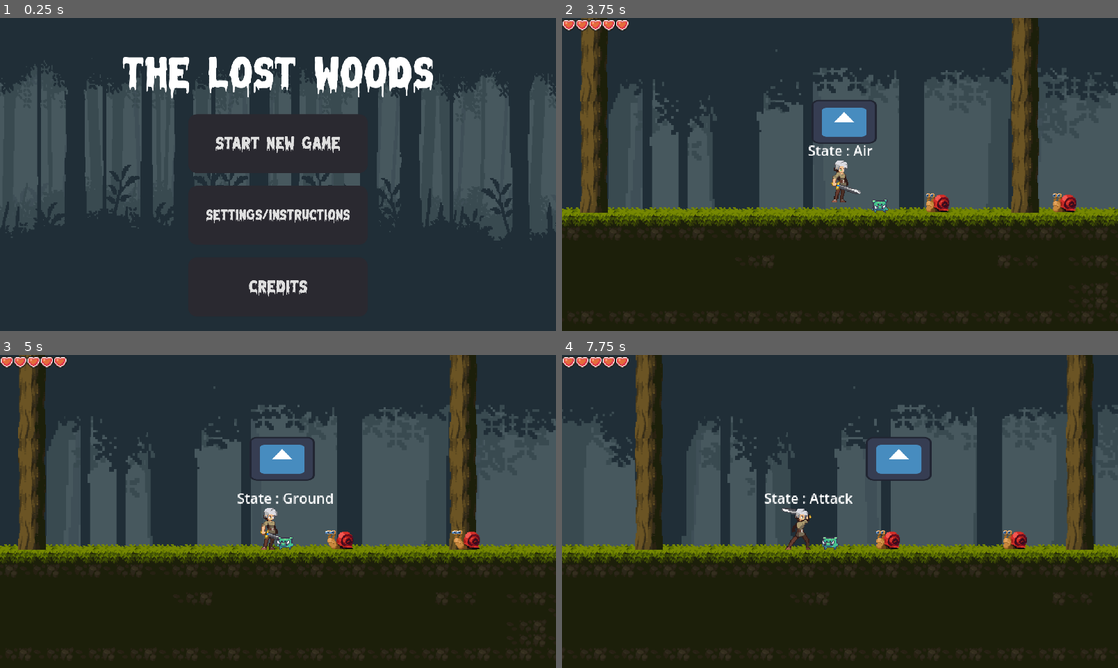
Above: before the commit, frames 1-4 (two rows, left to right).
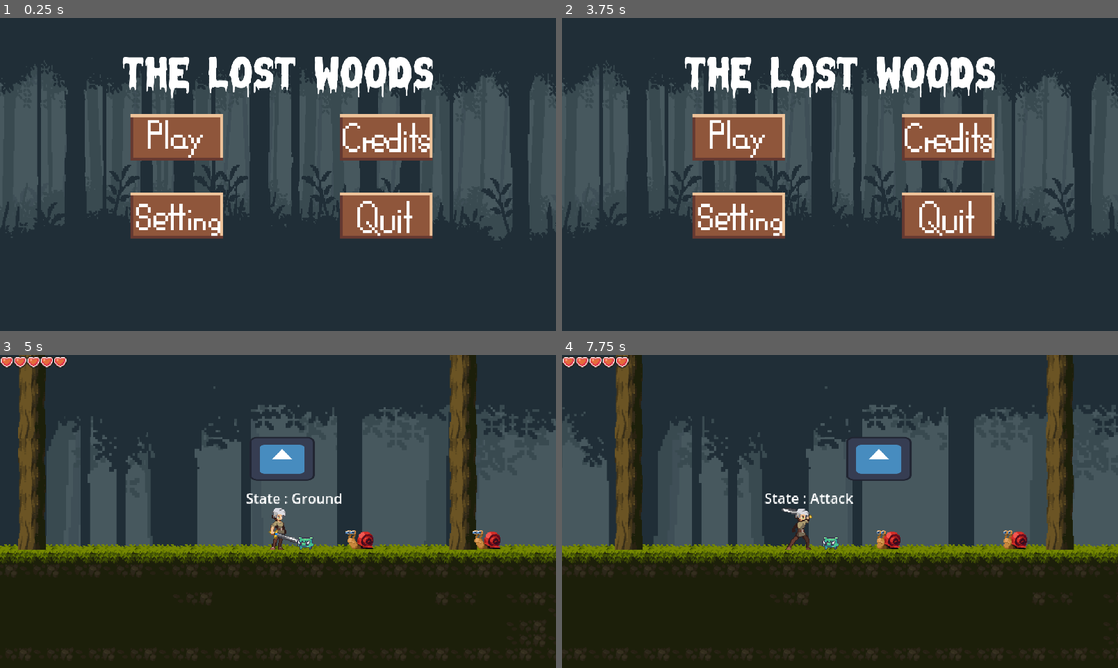
Above: after the commit, the same moments.

Repository: Pikalyx/The-Lost_Woods
Game: Godot game, scene res://main_menu.tscn
Same seed, same stepped clock (60 frames per second), same inputs: the game is played once before the commit and once after it. The engine's default icon, where the game draws it, is replaced by a stand-in: a white triangle on a blue panel in a dark square.
Inputs (mouse positions are in pixels of both pictures, inside the frame that each line leads up to; where the layout moved, square brackets give the same spot in the first picture):
- Up to frame 1 (0.25 s): no input
- Up to frame 2 (3.75 s): click (739, 215) [840, 215] at 0.5 s; click "Back" at 1.25 s; click (945, 136) [840, 287] at 2 s; click "Back" at 2.75 s; click (840, 143) at 3.5 s, where only the run before the commit has a clickable "Start New Game"
- Up to frame 3 (5 s): click (177, 473) at 4.27 s
- Up to frame 4 (7.75 s): hold F (attack) 5.03-5.78 s; hold D (right) 5.03-6.53 s; tap Space (jump) at 5.27, 6.02, 7.52 s; tap F (attack) at 5.85, 7.35 s; hold A (left) 6.53-7.28 s; hold F (attack) 6.53-7.28 s; hold D (right) from 7.28 s (still down)

The runs differ from the first frame. In frame 1, 15% of the frame differs, in the area x 23-78%, y 30-90%; in frame 2, 70%, in the area x 0-100%, y 0-100%; in frame 3, 1.7%; in frame 4, 27%.

Commit message:
Update Main Menu
- Rearrange buttons
- Imported sprites

Diff:
--- a/main_menu.gd
+++ b/main_menu.gd
@@ -1,7 +1,7 @@
 extends Node2D
 
 func _on_new_game_button_button_up():
-	get_tree().change_scene_to_file("res://test_level1.tscn")
+	pass # Replace with function body.
 
 
 func _on_credits_button_button_up():
@@ -10,3 +10,11 @@
 
 func _on_settings_button_button_up():
 	get_tree().change_scene_to_file("res://settings_page.tscn")
+
+
+func _on_texture_button_button_up():
+	get_tree().change_scene_to_file("res://test_level1.tscn")
+
+
+func _on_quit_button_button_up():
+	get_tree().quit()
--- a/main_menu.tscn
+++ b/main_menu.tscn
@@ -1,32 +1,19 @@
-[gd_scene load_steps=10 format=3 uid="uid://do3rsr7idkevg"]
+[gd_scene load_steps=15 format=3 uid="uid://do3rsr7idkevg"]
 
 [ext_resource type="FontFile" uid="uid://cccwm5ryd6bf2" path="res://Melted Monster.ttf" id="1_ecc2j"]
 [ext_resource type="Script" path="res://main_menu.gd" id="1_hted8"]
 [ext_resource type="Texture2D" uid="uid://c2m8sbipm8oaf" path="res://Parallax/Garden_s Forest/background4.png" id="3_1wgrd"]
+[ext_resource type="Texture2D" uid="uid://b06tbaf830ici" path="res://Art/GUI Art/Play Button.png" id="3_ji7x0"]
+[ext_resource type="Texture2D" uid="uid://htj5heakbj0a" path="res://Art/GUI Art/Pressed Play Button.png" id="4_8qde1"]
 [ext_resource type="Texture2D" uid="uid://ckquxv8pdnx0o" path="res://Parallax/Garden_s Forest/background3.png" id="4_yb8cr"]
+[ext_resource type="Texture2D" uid="uid://ch8vs2e05o6ep" path="res://Art/GUI Art/Credits Button.png" id="5_h573q"]
 [ext_resource type="Texture2D" uid="uid://6j2454jial6c" path="res://Parallax/Garden_s Forest/background2.png" id="5_tpn4b"]
+[ext_resource type="Texture2D" uid="uid://c0ycrv8ugh0x5" path="res://Art/GUI Art/Pressed Credits Button.png" id="6_2jm8d"]
 [ext_resource type="Texture2D" uid="uid://38g7ge6orvdd" path="res://Parallax/Garden_s Forest/background1.png" id="6_ch477"]
-
-[sub_resource type="StyleBoxFlat" id="StyleBoxFlat_8rtt3"]
-bg_color = Color(0.164706, 0.160784, 0.188235, 1)
-corner_radius_top_left = 30
-corner_radius_top_right = 30
-corner_radius_bottom_right = 30
-corner_radius_bottom_left = 30
-
-[sub_resource type="StyleBoxFlat" id="StyleBoxFlat_ydo3h"]
-bg_color = Color(0.0784314, 0.0784314, 0.0901961, 1)
-corner_radius_top_left = 30
-corner_radius_top_right = 30
-corner_radius_bottom_right = 30
-corner_radius_bottom_left = 30
-
-[sub_resource type="StyleBoxFlat" id="StyleBoxFlat_l3ych"]
-bg_color = Color(0, 0, 0, 1)
-corner_radius_top_left = 30
-corner_radius_top_right = 30
-corner_radius_bottom_right = 30
-corner_radius_bottom_left = 30
+[ext_resource type="Texture2D" uid="uid://cgvy4ogi3ouma" path="res://Art/GUI Art/Settings Button.png" id="7_gd01a"]
+[ext_resource type="Texture2D" uid="uid://b5gtehmr10mr2" path="res://Art/GUI Art/Pressed Settings Button.png" id="8_ajk6t"]
+[ext_resource type="Texture2D" uid="uid://dx7guousarju0" path="res://Art/GUI Art/Quit Button.png" id="9_6nyhq"]
+[ext_resource type="Texture2D" uid="uid://dgdoj41716x13" path="res://Art/GUI Art/Pressed Quit Button.png" id="10_xbeis"]
 
 [node name="MainMenu" type="Node2D"]
 script = ExtResource("1_hted8")
@@ -59,62 +46,65 @@
 [node name="VBoxContainer" type="VBoxContainer" parent="MarginContainer/VBoxContainer2"]
 layout_mode = 2
 size_flags_vertical = 3
+theme_override_constants/separation = 70
 
-[node name="MarginContainer" type="MarginContainer" parent="MarginContainer/VBoxContainer2/VBoxContainer"]
+[node name="HBoxContainer" type="HBoxContainer" parent="MarginContainer/VBoxContainer2/VBoxContainer"]
+layout_mode = 2
+
+[node name="MarginContainer" type="MarginContainer" parent="MarginContainer/VBoxContainer2/VBoxContainer/HBoxContainer"]
 layout_mode = 2
 size_flags_vertical = 3
-theme_override_constants/margin_left = 650
+theme_override_constants/margin_left = 450
 theme_override_constants/margin_top = 40
-theme_override_constants/margin_right = 650
+theme_override_constants/margin_right = 200
 theme_override_constants/margin_bottom = 0
 
-[node name="NewGameButton" type="Button" parent="MarginContainer/VBoxContainer2/VBoxContainer/MarginContainer"]
+[node name="PlayButton" type="TextureButton" parent="MarginContainer/VBoxContainer2/VBoxContainer/HBoxContainer/MarginContainer"]
 layout_mode = 2
-focus_mode = 0
-theme_override_fonts/font = ExtResource("1_ecc2j")
-theme_override_font_sizes/font_size = 60
-theme_override_styles/normal = SubResource("StyleBoxFlat_8rtt3")
-theme_override_styles/hover = SubResource("StyleBoxFlat_ydo3h")
-theme_override_styles/pressed = SubResource("StyleBoxFlat_l3ych")
-text = "Start New Game"
-text_direction = 1
+texture_normal = ExtResource("3_ji7x0")
+texture_pressed = ExtResource("4_8qde1")
 
-[node name="MarginContainer2" type="MarginContainer" parent="MarginContainer/VBoxContainer2/VBoxContainer"]
+[node name="MarginContainer4" type="MarginContainer" parent="MarginContainer/VBoxContainer2/VBoxContainer/HBoxContainer"]
 layout_mode = 2
 size_flags_vertical = 3
-theme_override_constants/margin_left = 650
+theme_override_constants/margin_left = 200
 theme_override_constants/margin_top = 40
-theme_override_constants/margin_right = 650
+theme_override_constants/margin_right = 200
 theme_override_constants/margin_bottom = 0
 
-[node name="SettingsButton" type="Button" parent="MarginContainer/VBoxContainer2/VBoxContainer/MarginContainer2"]
+[node name="CreditsButton" type="TextureButton" parent="MarginContainer/VBoxContainer2/VBoxContainer/HBoxContainer/MarginContainer4"]
 layout_mode = 2
-focus_mode = 0
-theme_override_fonts/font = ExtResource("1_ecc2j")
-theme_override_font_sizes/font_size = 50
-theme_override_styles/normal = SubResource("StyleBoxFlat_8rtt3")
-theme_override_styles/hover = SubResource("StyleBoxFlat_ydo3h")
-theme_override_styles/pressed = SubResource("StyleBoxFlat_l3ych")
-text = "Settings/Instructions"
+texture_normal = ExtResource("5_h573q")
+texture_pressed = ExtResource("6_2jm8d")
 
-[node name="MarginContainer3" type="MarginContainer" parent="MarginContainer/VBoxContainer2/VBoxContainer"]
+[node name="HBoxContainer2" type="HBoxContainer" parent="MarginContainer/VBoxContainer2/VBoxContainer"]
+layout_mode = 2
+
+[node name="MarginContainer6" type="MarginContainer" parent="MarginContainer/VBoxContainer2/VBoxContainer/HBoxContainer2"]
 layout_mode = 2
 size_flags_vertical = 3
-theme_override_constants/margin_left = 650
+theme_override_constants/margin_left = 450
 theme_override_constants/margin_top = 40
-theme_override_constants/margin_right = 650
+theme_override_constants/margin_right = 200
 theme_override_constants/margin_bottom = 0
 
-[node name="CreditsButton" type="Button" parent="MarginContainer/VBoxContainer2/VBoxContainer/MarginContainer3"]
+[node name="SettingsButton" type="TextureButton" parent="MarginContainer/VBoxContainer2/VBoxContainer/HBoxContainer2/MarginContainer6"]
 layout_mode = 2
-focus_mode = 0
-theme_override_fonts/font = ExtResource("1_ecc2j")
-theme_override_font_sizes/font_size = 60
-theme_override_styles/normal = SubResource("StyleBoxFlat_8rtt3")
-theme_override_styles/hover = SubResource("StyleBoxFlat_ydo3h")
-theme_override_styles/pressed = SubResource("StyleBoxFlat_l3ych")
-text = "Credits
-"
+texture_normal = ExtResource("7_gd01a")
+texture_pressed = ExtResource("8_ajk6t")
+
+[node name="MarginContainer5" type="MarginContainer" parent="MarginContainer/VBoxContainer2/VBoxContainer/HBoxContainer2"]
+layout_mode = 2
+size_flags_vertical = 3
+theme_override_constants/margin_left = 200
+theme_override_constants/margin_top = 40
+theme_override_constants/margin_right = 200
+theme_override_constants/margin_bottom = 0
+
+[node name="QuitButton" type="TextureButton" parent="MarginContainer/VBoxContainer2/VBoxContainer/HBoxContainer2/MarginContainer5"]
+layout_mode = 2
+texture_normal = ExtResource("9_6nyhq")
+texture_pressed = ExtResource("10_xbeis")
 
 [node name="ParallaxBackground" type="ParallaxBackground" parent="."]
 follow_viewport_enabled = true
@@ -160,6 +150,7 @@
 scale = Vector2(4.36198, 5.41333)
 texture = ExtResource("6_ch477")
 
-[connection signal="button_up" from="MarginContainer/VBoxContainer2/VBoxContainer/MarginContainer/NewGameButton" to="." method="_on_new_game_button_button_up"]
-[connection signal="button_up" from="MarginContainer/VBoxContainer2/VBoxContainer/MarginContainer2/SettingsButton" to="." method="_on_settings_button_button_up"]
-[connection signal="button_up" from="MarginContainer/VBoxContainer2/VBoxContainer/MarginContainer3/CreditsButton" to="." method="_on_credits_button_button_up"]
+[connection signal="button_up" from="MarginContainer/VBoxContainer2/VBoxContainer/HBoxContainer/MarginContainer/PlayButton" to="." method="_on_texture_button_button_up"]
+[connection signal="button_up" from="MarginContainer/VBoxContainer2/VBoxContainer/HBoxContainer/MarginContainer4/CreditsButton" to="." method="_on_credits_button_button_up"]
+[connection signal="button_up" from="MarginContainer/VBoxContainer2/VBoxContainer/HBoxContainer2/MarginContainer6/SettingsButton" to="." method="_on_settings_button_button_up"]
+[connection signal="button_up" from="MarginContainer/VBoxContainer2/VBoxContainer/HBoxContainer2/MarginContainer5/QuitButton" to="." method="_on_quit_button_button_up"]
